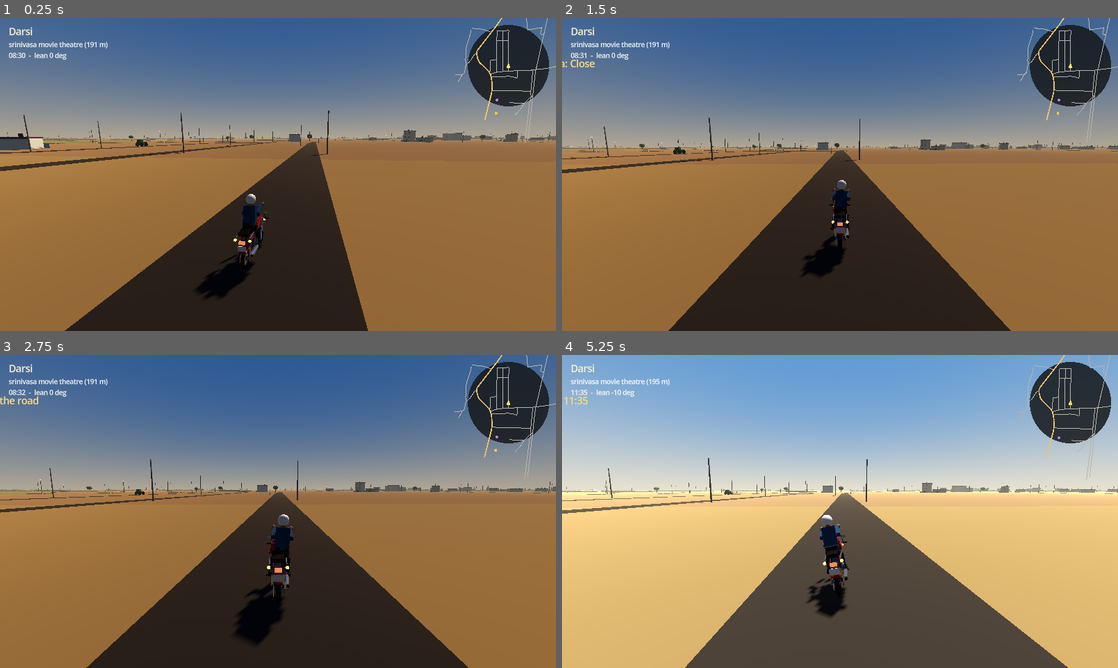
Above: before the commit, frames 1-4 (two rows, left to right).
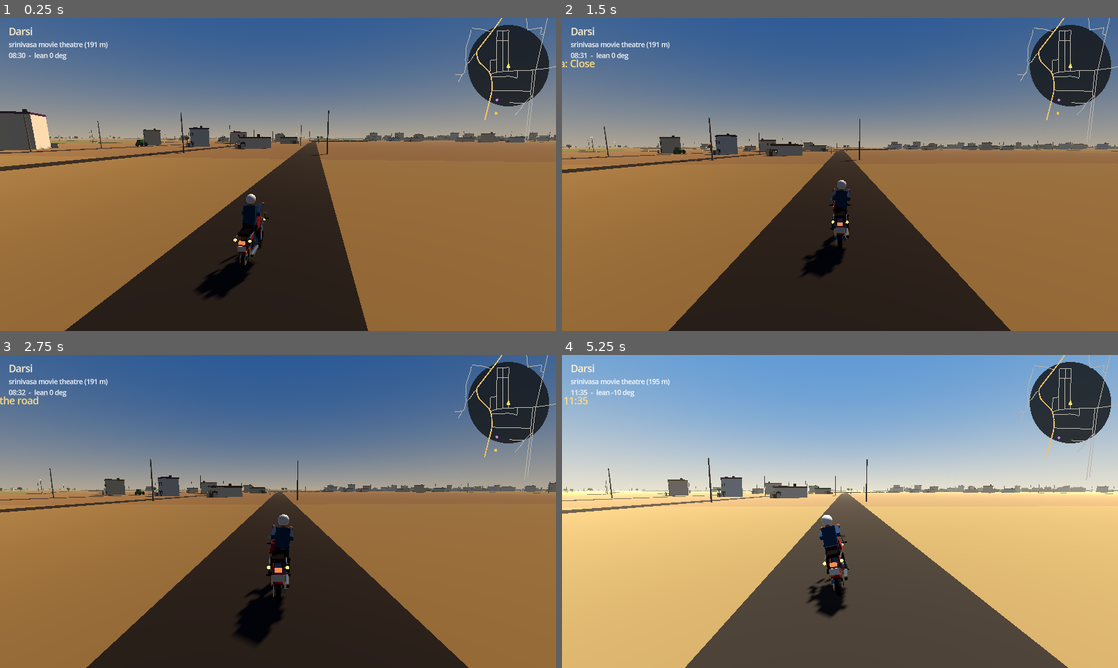
Above: after the commit, the same moments.

Repository: Shasank-Bommineni/Darsi
Game: Godot game, scene res://scenes/main.tscn
Two runs of this game, one before a commit and one after it. Both use one fixed random seed, a clock stepped at 60 frames per second and the inputs below.
Inputs:
- Up to frame 1 (0.25 s): no input
- Up to frame 2 (1.5 s): tap Enter at 0.5 s; hold D (steer_right) 0.53-1.28 s; hold E (interact) 0.53-1.28 s; hold S (brake) from 1.28 s (still down); tap C (toggle_camera) at 1.35 s
- Up to frame 3 (2.75 s): release S (brake) at 2.03 s; hold D (steer_right) from 2.03 s (still down); tap R at 2.1 s
- Up to frame 4 (5.25 s): release D (steer_right) at 2.78 s; hold W (accelerate) 2.78-3.53 s; tap one key every 0.75 s from 2.85 s: F H L T; hold A (steer_left) 3.53-5.03 s; hold S (brake) from 5.03 s (still down)

The runs differ from the first frame. In frame 1, 2.4% of the frame differs, in the area x 0-100%, y 29-43%; in frame 2, 1.5%; in frame 3, 1.5%; in frame 4, 1.6%.

Commit message:
fix: measure peak absolute lean; tune plot setbacks
Co-authored-by: arena-agent <297053741+arena-agent@users.noreply.github.com>

Diff:
--- a/scripts/world_builder.gd
+++ b/scripts/world_builder.gd
@@ -454,13 +454,13 @@
 				var position: Vector2 = sample.position
 				var tangent: Vector2 = sample.tangent
 				var normal: Vector2 = Vector2(-tangent.y, tangent.x) * side
-				var setback := rng.randf_range(2.8, 5.5)
+				var setback := rng.randf_range(3.6, 6.0)
 				var depth := rng.randf_range(7.0, 13.0)
 				var centre: Vector2 = position + normal * (half_width + setback + depth * 0.5)
 				if abs(centre.x) > half_x - 20.0 or abs(centre.y) > half_y - 20.0:
 					travelled += frontage
 					continue
-				var footprint := Rect2(centre - Vector2(frontage, depth) * 0.5, Vector2(frontage, depth)).grow(0.8)
+				var footprint := Rect2(centre - Vector2(frontage, depth) * 0.5, Vector2(frontage, depth)).grow(0.4)
 				if _is_occupied(footprint):
 					travelled += frontage + 1.0
 					continue
--- a/tests/headless_test.gd
+++ b/tests/headless_test.gd
@@ -187,16 +187,16 @@
 	for i in range(180):
 		bike.set_controls(0.5, 0.0, 0.0, 1.0)
 		await physics_frame
-		leaned = minf(leaned, bike.get_lean_degrees())
+		leaned = maxf(leaned, absf(bike.get_lean_degrees()))
 	var heading_after := bike.get_heading_degrees()
 	var turned: float = absf(wrapf(heading_after - heading_before, -180.0, 180.0))
 	print("  entered the corner at %.1f m/s, heading changed by %.1f deg, peak lean %.1f deg, exit %.1f m/s"
 		% [entry_speed, turned, leaned, absf(bike.get_speed_mps())])
 	_check(entry_speed > 6.0, "the bike reached cornering speed (%.1f m/s)" % entry_speed)
 	_check(turned > 15.0, "steering changes the heading (%.1f deg)" % turned)
-	_check(absf(leaned) > 2.0, "the bike leans into the corner (%.1f deg)" % leaned)
+	_check(leaned > 2.0, "the bike leans into the corner (%.1f deg peak)" % leaned)
 	_check(bike.global_transform.basis.y.dot(Vector3.UP) > 0.6, "the bike did not fall over while cornering")
-	_check(absf(leaned) < 48.0, "the lean angle stays inside the tyre's edge (%.1f deg)" % leaned)
+	_check(leaned < 48.0, "the lean angle stays inside the tyre's edge (%.1f deg)" % leaned)
 
 	# Brakes: put the bike back on a clean stretch of road, get up to speed, then grab both.
 	var brake_start := builder.nearest_road_point(bike.global_position)
